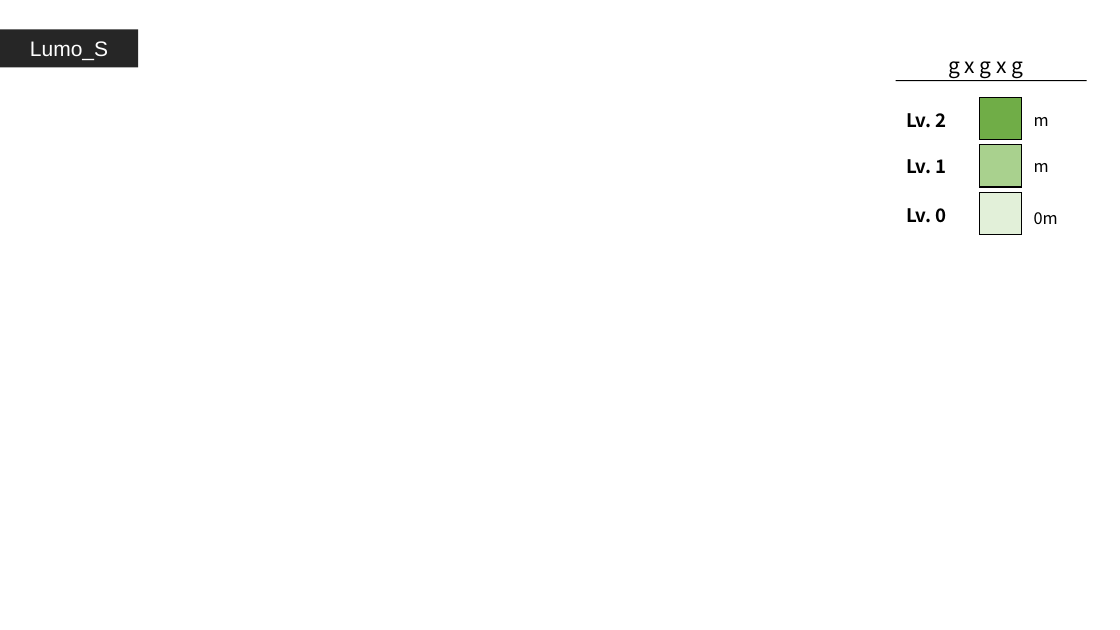
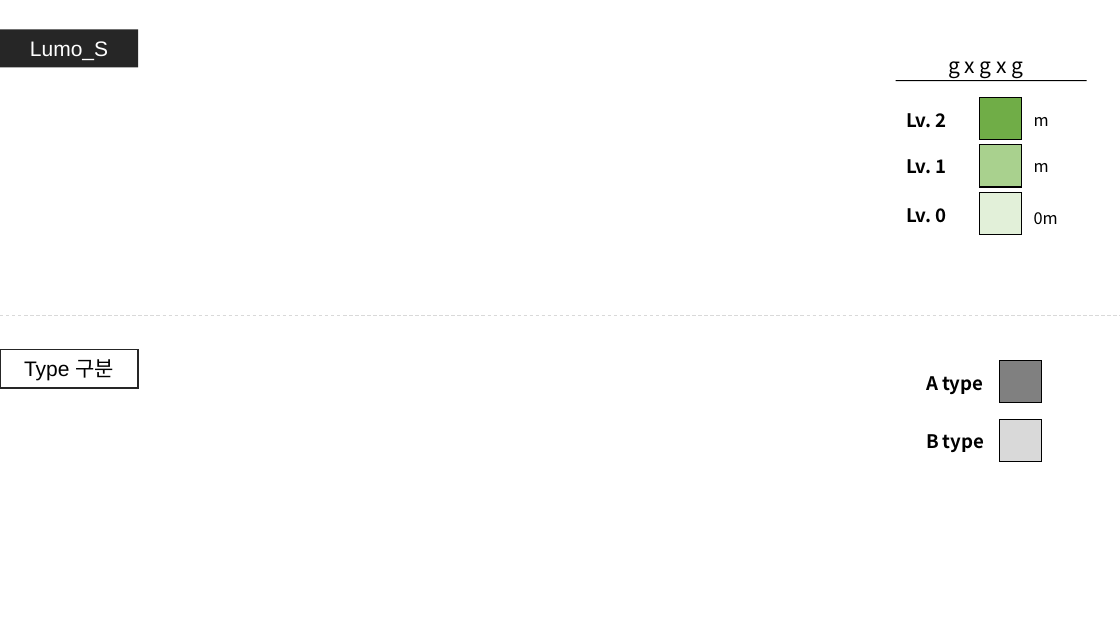
Before and after one commit to GGMGangsterHamster/GangsterHamster, a slide deck: slide 1 of Documents/Lumo_Stage.pptx. Drawn at 1120x630 pixels with LibreOffice and Linux fonts; fonts in the diff are those of the drawing. Boxes give left, top, right and bottom in pixels: in the first picture for what was removed or moved away, otherwise in the second. Text is boxed around its words. In the diff, an @@ line names an element or a change of style, - is before the commit and + after.

```diff
--- a/Documents/Lumo_Stage.pptx
+++ b/Documents/Lumo_Stage.pptx
@@ line added from (0, 315) to (1120, 315), #D9D9D9 0.75 pt dashed @@
@@ rectangle added at (x1=0, y1=350, x2=138, y2=388), fill #FFFFFF, outline #262626 1.5 pt, 18 pt, text #000000 @@
+Type 구분
@@ group added at (x1=926, y1=360, x2=1042, y2=461): 2 rectangles, 2 texts @@
+A type
+B type
```
Also in this commit, not shown: 1 other slide changed, 1 slide added.
